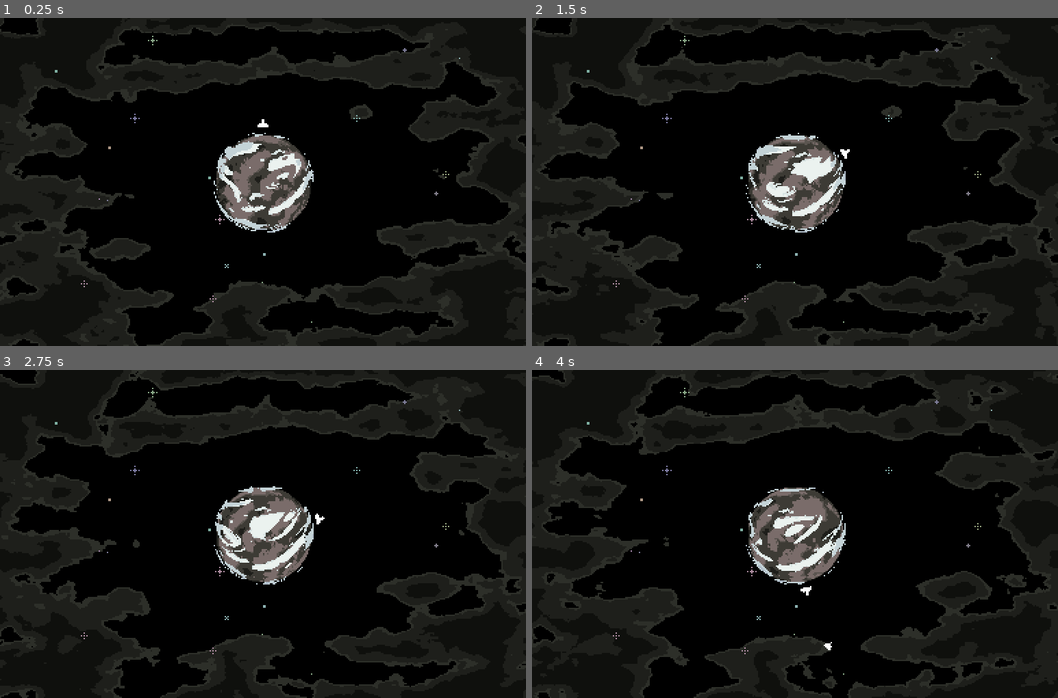
Above: before the commit, frames 1-4 (two rows, left to right).
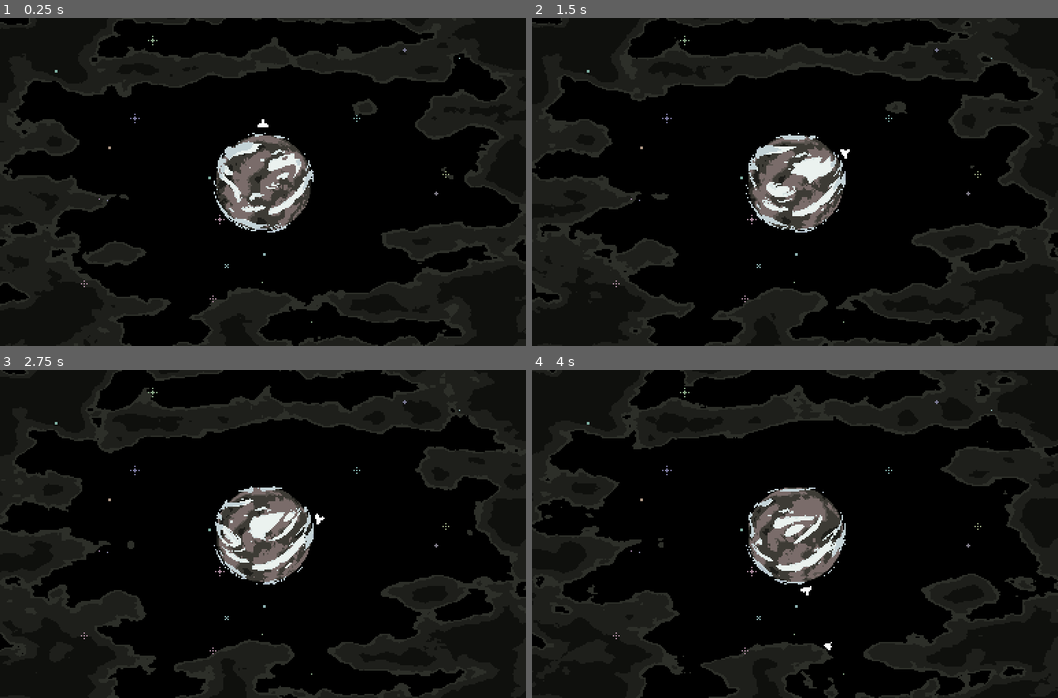
Above: after the commit, the same moments.

Repository: OriginTwo/planet-protector
Game: Godot game, scene res://scene/game.tscn
The game is run twice, just before and just after one commit, with the same random seed, the same clock (stepped at 60 frames per second) and the same inputs. The project has no main scene, so this scene is started directly. Sound files missing from this copy of the repository are replaced by a short silence.
Inputs:
- Up to frame 1 (0.25 s): no input
- Up to frame 2 (1.5 s): tap Enter (ui_accept) at 0.5, 0.77 s; hold Right (ui_right) 0.53-1.28 s; hold Left (ui_left) from 1.28 s (still down)
- Up to frame 3 (2.75 s): tap Enter (ui_accept) at 1.52 s; release Left (ui_left) at 2.03 s; hold Right (ui_right) from 2.03 s (still down)
- Up to frame 4 (4 s): tap Enter (ui_accept) at 3.02, 3.77 s; release Right (ui_right) at 3.53 s; hold Left (ui_left) from 3.53 s (still down)

The runs differ from the first frame. In frame 1, 14% of the frame differs, in the area x 0-100%, y 0-100%; in frame 2, 13%; in frame 3, 13%; in frame 4, 13%.

Commit message:
add camera shake + hitstop

Diff:
--- a/project.godot
+++ b/project.godot
@@ -18,6 +18,7 @@
 
 Palette="*res://scene/autoload/palette.gd"
 Global="*res://scene/autoload/global.gd"
+HitstopManager="*res://scene/autoload/hitstop_manager.gd"
 
 [display]
 
--- a/scene/asteroid/asteroid.gd
+++ b/scene/asteroid/asteroid.gd
@@ -1,6 +1,6 @@
 extends Node2D
 
-@onready var visual: ColorRect = $Visual
+@onready var visual: ColorRect = $Visual/ColorRect
 @onready var health: Health = $Health
 @onready var hurtbox: Hurtbox = $Hurtbox
 @onready var hitbox: Hitbox = $Hitbox
@@ -29,11 +29,14 @@
 	visual.material.set_shader_parameter("flash", false)
 
 func _on_destroyed() -> void:
+	HitstopManager.shake_camera()
+	HitstopManager.hitstop()
+
 	Global.score += score_amount
 	destroyed_sound.play()
 	visual.hide()
-	hitbox.set_deferred("monitoring", false)
-	$Hurtbox.set_deferred("monitorable", false)
+	hitbox.set_enabled(false)
+	hurtbox.set_enabled(false)
 	await destroyed_sound.finished
 	queue_free()
 
--- a/scene/asteroid/asteroid.tscn
+++ b/scene/asteroid/asteroid.tscn
@@ -35,7 +35,9 @@
 [node name="Asteroid" type="Node2D"]
 script = ExtResource("1_70c4o")
 
-[node name="Visual" type="ColorRect" parent="."]
+[node name="Visual" type="Node2D" parent="."]
+
+[node name="ColorRect" type="ColorRect" parent="Visual"]
 material = SubResource("ShaderMaterial_tgxeu")
 offset_right = 40.0
 offset_bottom = 40.0
--- /dev/null
+++ b/scene/autoload/hitstop_manager.gd
@@ -0,0 +1,9 @@
+extends Node2D
+
+func hitstop() -> void:
+	get_tree().paused = true
+	await get_tree().create_timer(0.05, true, false, true).timeout
+	get_tree().paused = false
+
+func shake_camera() -> void:
+	get_tree().get_first_node_in_group("shaky_camera").shake()
--- a/scene/background/background.gd
+++ b/scene/background/background.gd
@@ -34,7 +34,7 @@
 	space.material.set_shader_parameter("time", shader_time)
 
 func setup_space() -> void:
-	space.size = get_viewport_rect().size
+	space.size = get_viewport_rect().size + Vector2(16, 16) # padding for camera shake
 	space.position = -space.size/2
 	space.material.set_shader_parameter("time_scale", randf_range(0.015, 0.025))
 	space.material.set_shader_parameter("stripe_angle", randf_range(-PI/3, PI/3))
--- a/scene/cannon/projectile.gd
+++ b/scene/cannon/projectile.gd
@@ -24,7 +24,7 @@
 	explosion.global_position = global_position
 
 	$Sprite2D.hide()
-	hitbox.set_deferred("monitoring", false)
+	hitbox.set_enabled(false)
 	timeout_sound.play()
 	await timeout_sound.finished
 	queue_free()
--- a/scene/component/hitbox.gd
+++ b/scene/component/hitbox.gd
@@ -5,6 +5,9 @@
 
 @export var damage: int = 1
 
+func set_enabled(value: bool) -> void:
+	set_deferred("monitoring", value)
+
 func _ready() -> void:
 	area_entered.connect(_on_hurtbox_entered)
 
--- a/scene/component/hurtbox.gd
+++ b/scene/component/hurtbox.gd
@@ -2,3 +2,6 @@
 extends Area2D
 
 signal hurt(hitbox: Hitbox)
+
+func set_enabled(value: bool) -> void:
+	set_deferred("monitorable", value)
--- a/scene/component/shake.gd
+++ b/scene/component/shake.gd
@@ -3,7 +3,7 @@
 
 signal finished()
 
-@export var node: Control
+@export var node: Node2D
 @export var shake_amount: float = 2.0
 @export var shake_duration: float = 0.4
 
--- /dev/null
+++ b/scene/component/shaky_camera.gd
@@ -0,0 +1,14 @@
+class_name ShakyCamera
+extends Camera2D
+
+@export var offset_max: float = 5
+@export var duration: float = 0.3
+
+var current_shake: float
+
+func _process(_delta: float) -> void:
+	if current_shake > 0:
+		offset = Vector2(randf_range(-offset_max, offset_max), randf_range(-offset_max, offset_max))*current_shake
+
+func shake() -> void:
+	create_tween().tween_property(self, "current_shake", 0.0, duration).from(1.0)
--- a/scene/game.tscn
+++ b/scene/game.tscn
@@ -1,8 +1,9 @@
-[gd_scene load_steps=5 format=3 uid="uid://d4ksmpked6pyl"]
+[gd_scene load_steps=6 format=3 uid="uid://d4ksmpked6pyl"]
 
 [ext_resource type="PackedScene" uid="uid://bkusnknrqkqwv" path="res://scene/asteroid/asteroid_spawner.tscn" id="1_20cmi"]
 [ext_resource type="PackedScene" uid="uid://d2fsu02rc373p" path="res://scene/planet/planet.tscn" id="1_85ida"]
 [ext_resource type="PackedScene" uid="uid://cx5gwvr3gw0cf" path="res://scene/cannon/cannon.tscn" id="3_oe5xk"]
+[ext_resource type="Script" path="res://scene/component/shaky_camera.gd" id="4_mbes2"]
 [ext_resource type="PackedScene" uid="uid://b5gp6t0als4if" path="res://scene/background/background.tscn" id="4_s43da"]
 
 [node name="Game" type="Node"]
@@ -26,7 +27,8 @@
 
 [node name="Planet" parent="SubViewport/SubViewport" instance=ExtResource("1_85ida")]
 
-[node name="Camera2D" type="Camera2D" parent="SubViewport/SubViewport/Planet"]
+[node name="ShakyCamera" type="Camera2D" parent="SubViewport/SubViewport/Planet" groups=["shaky_camera"]]
+script = ExtResource("4_mbes2")
 
 [node name="Cannon" parent="SubViewport/SubViewport" instance=ExtResource("3_oe5xk")]
 
--- a/scene/planet/planet.gd
+++ b/scene/planet/planet.gd
@@ -21,7 +21,7 @@
 	print("planet_dead")
 
 func randomize_visual() -> void:
-	var seed := randf_range(0, 10)
+	var sd := randf_range(0, 10)
 
 	land.size = Vector2(Global.PLANET_RADIUS*2, Global.PLANET_RADIUS*2)
 	land.position = Vector2(-Global.PLANET_RADIUS, -Global.PLANET_RADIUS)
@@ -30,7 +30,7 @@
 	land.material.set_shader_parameter("time_speed", randf_range(0.15, 0.2))
 	land.material.set_shader_parameter("size", randf_range(4.5, 5.4))
 	land.material.set_shader_parameter("octaves", 20)
-	land.material.set_shader_parameter("seed", seed)
+	land.material.set_shader_parameter("seed", sd)
 
 	cloud.size = Vector2((Global.PLANET_RADIUS + 2)*2, (Global.PLANET_RADIUS + 2)*2)
 	cloud.position = Vector2(-Global.PLANET_RADIUS - 2, -Global.PLANET_RADIUS - 2)
@@ -40,7 +40,7 @@
 	cloud.material.set_shader_parameter("time_speed", randf_range(0.15, 0.2))
 	cloud.material.set_shader_parameter("size", randf_range(4.5, 5.4))
 	cloud.material.set_shader_parameter("octaves", 20)
-	cloud.material.set_shader_parameter("seed", seed)
+	cloud.material.set_shader_parameter("seed", sd)
 
 	# randomize color
 	var seed_colors := Palette.generate(randi()%2 + 3, randf_range(0.7, 1.0), randf_range(0.45, 0.55))
Not shown, changed: todo.txt
